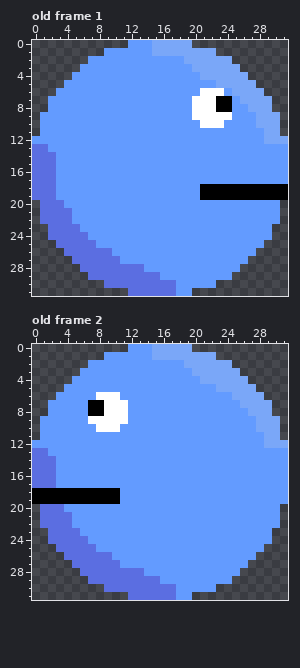
Pixel-art file, stored at art/ase files/player.ase. Above is the file before it was changed.
32x32 pixels, 2 frames. Shown: old frame 1, old frame 2. The commit also changed other frames, which this record leaves out.
New version:
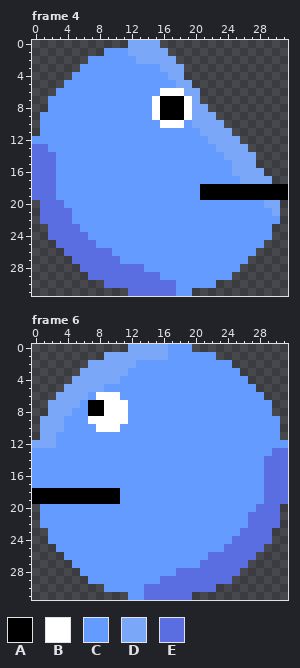
Palette (. is transparent): A #000000  B #ffffff  C #639bff  D #7aa7f8  E #5b6ee1
A new or re-ordered frame is compared with the old frame closest to it.
Log entry: first attempt at an animatino for the player.
What changed:
frames 2 -> 10
layer "Face" added
Frame 4 is new; against old frame 1, layers "Lighting", "Face", "Layer 1":
Colour C gives way to colour A in rows 7 to 9 at x 16 to 18.
Colour C gives way to colour B in row 6 at x 16 to 18; in rows 7 to 9 at x 15 and 19; in row 10 at x 16 to 18.
Colour B gives way to colour D in row 7 at x 20; in row 8 at x 20 to 21; in row 9 at x 20 to 22; in row 10 at x 21 to 23.
Colour C gives way to colour D in rows 0 to 1 at x 12 to 14; in row 2 at x 13 to 17; in row 3 at x 16 to 18; in row 4 at x 17 to 18; in row 5 at x 18 to 19; in row 6 at x 19 to 20.
Colour C gives way to colour D in row 10 at x 20; in row 11 at x 21 to 24; in row 12 at x 22 to 25; in row 13 at x 23 to 26; in row 14 at x 24 to 27; in row 15 at x 25 to 27.
Colour C gives way to colour D in row 16 at x 25 to 28; in row 17 at x 26 to 29; in row 20 at x 29 to 30; in row 21 at x 30.
Colour A is removed in rows 7 to 8 at x 23 to 24.
Colour B is removed in row 6 at x 21 to 23; in row 7 at x 21 to 22; in row 8 at x 22; in row 9 at x 23 to 24.
Colour C is removed in row 2 at x 18; in row 3 at x 19; in row 4 at x 19 to 20; in row 5 at x 20 to 22; in row 6 at x 24; in row 7 at x 25.
Colour C is removed in row 8 at x 25 to 26; in row 9 at x 25 to 27; in row 10 at x 24 to 27; in row 11 at x 25 to 28; in row 12 at x 26 to 28; in row 13 at x 27 to 31.
Colour C is removed in rows 14 to 15 at x 28 to 31; in row 16 at x 29 to 31; in row 17 at x 30 to 31.
Colour D is removed in row 0 at x 16 to 19; in row 1 at x 17 to 22; in row 2 at x 19 to 24; in row 3 at x 20 to 25; in row 4 at x 21 to 26; in row 5 at x 23 to 27.
Colour D is removed in row 6 at x 25 to 28; in row 7 at x 26 to 29; in row 8 at x 27 to 29; in rows 9 to 10 at x 28 to 30; in row 11 at x 29 to 30; in row 12 at x 29 to 31.
Frame 6 is new; against old frame 2, layer "Lighting":
Colour D gives way to colour C in row 0 at x 17 to 19; in row 1 at x 17 to 22; in row 2 at x 19 to 24; in row 3 at x 20 to 25; in row 4 at x 21 to 26; in row 5 at x 23 to 27.
Colour D gives way to colour C in row 6 at x 25 to 28; in row 7 at x 26 to 29; in row 8 at x 27 to 29; in rows 9 to 10 at x 28 to 30; in row 11 at x 29 to 30; in row 12 at x 29 to 31.
Colour E gives way to colour C in row 13 at x 0 to 1; in rows 14 to 17 at x 0 to 2; in row 20 at x 1 to 3; in rows 21 to 22 at x 1 to 4; in row 23 at x 2 to 5; in row 24 at x 2 to 6.
Colour E gives way to colour C in row 25 at x 3 to 7; in row 26 at x 4 to 9; in row 27 at x 5 to 10; in row 28 at x 6 to 13; in row 29 at x 7 to 15; in row 30 at x 9 to 13.
Colour E gives way to colour C in row 31 at x 12 to 13.
Colour C gives way to colour D in row 0 at x 12 to 14; in row 1 at x 9 to 14; in row 2 at x 7 to 12; in row 3 at x 6 to 11; in row 4 at x 5 to 10; in row 5 at x 4 to 8.
Colour C gives way to colour D in row 6 at x 3 to 6; in row 7 at x 2 to 5; in row 8 at x 2 to 4; in rows 9 to 10 at x 1 to 3; in row 11 at x 1 to 2; in row 12 at x 0 to 2.
Colour C gives way to colour E in row 13 at x 30 to 31; in rows 14 to 19 at x 29 to 31; in row 20 at x 28 to 30; in rows 21 to 22 at x 27 to 30; in row 23 at x 26 to 29; in row 24 at x 25 to 29.
Colour C gives way to colour E in row 25 at x 24 to 28; in row 26 at x 22 to 27; in row 27 at x 21 to 26; in row 28 at x 18 to 25; in row 29 at x 16 to 24; in row 30 at x 18 to 22.
Colour C gives way to colour E in row 31 at x 18 to 19.
Where, in picture pixels (left, top, right, bottom), the same in both pictures:
changed: (128, 40, 288, 216)
changed: (32, 344, 288, 600)
